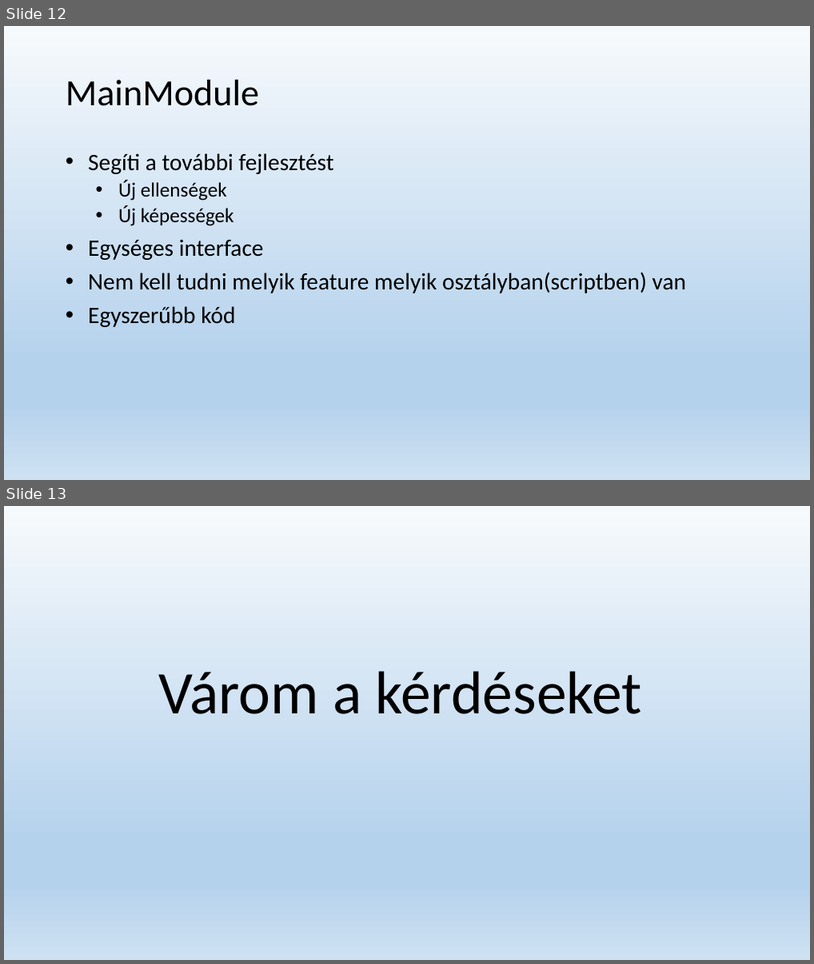
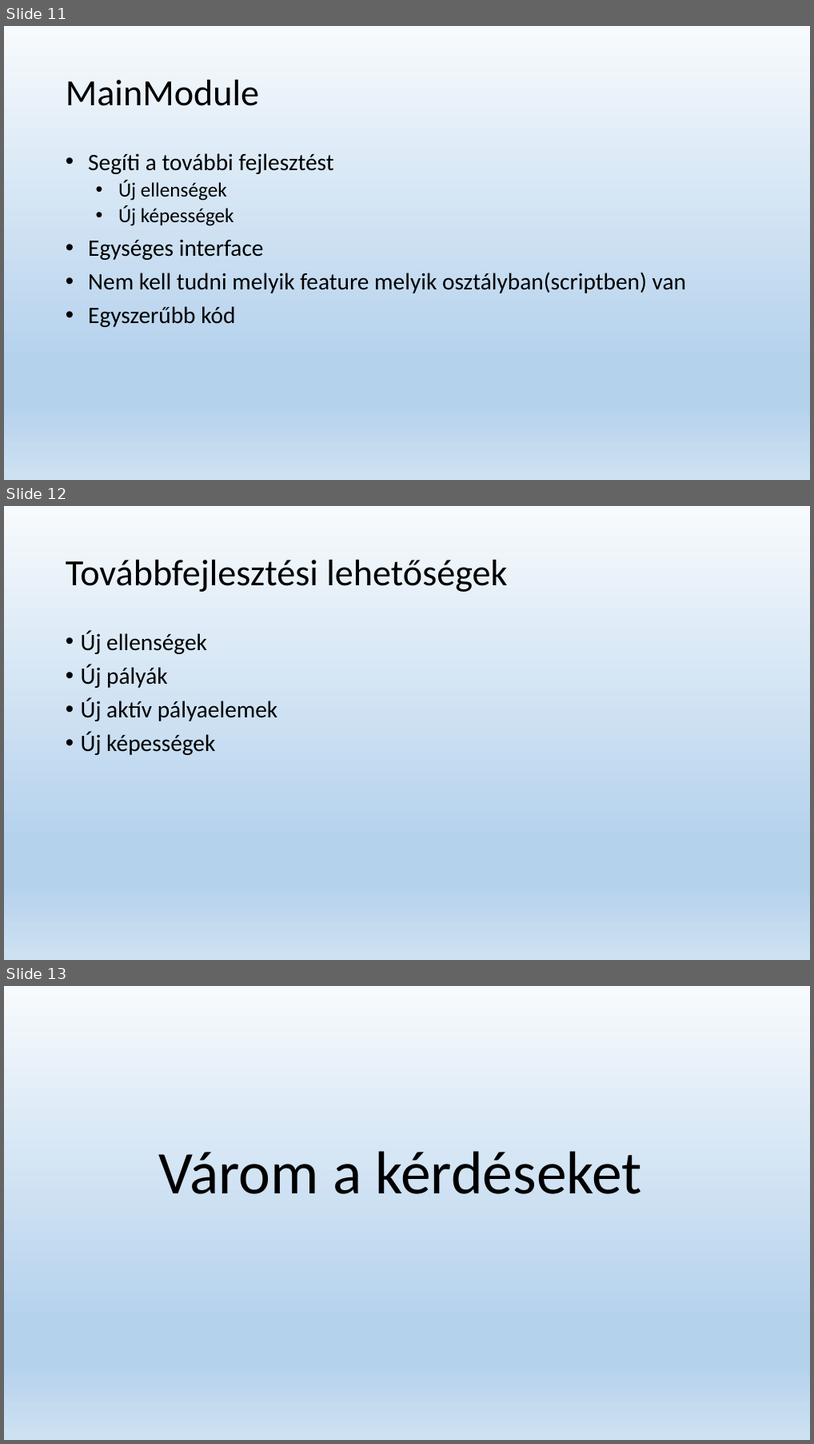
Before and after one commit to onezer/onallo_labor, a slide deck: Előadás.pptx. Shown one above the other, each under a label of ours: slides 12 and 13 before the commit, slides 11, 12 and 13 after it. The pictures are 814x964 and 814x1444 pixels, drawn with LibreOffice and Linux fonts; fonts in the diff are those of the drawing. Boxes give left, top, right and bottom in pixels: in the first picture for what was removed or moved away, otherwise in the second. Text is boxed around its words. In the diff, an @@ line names an element or a change of style, - is before the commit and + after.

Commit message:
Dia

```diff
--- a/Előadás.pptx
+++ b/Előadás.pptx
@@ slide 12 added at [4,506,810,960], background gradient #F7FAFD to #B5D2EC to #CEE1F2 @@
@@ title added at [66,560,507,592], 44 pt, text #000000 @@
+Továbbfejlesztési lehetőségek
@@ text added at [81,630,278,755], 28 pt, text #000000 @@
+• Új ellenségek
+• Új pályák
+• Új aktív pályaelemek
+• Új képességek
@@ what was slide 12 is now slide 11 @@
```
Also in this commit, not shown: 1 slide removed.
